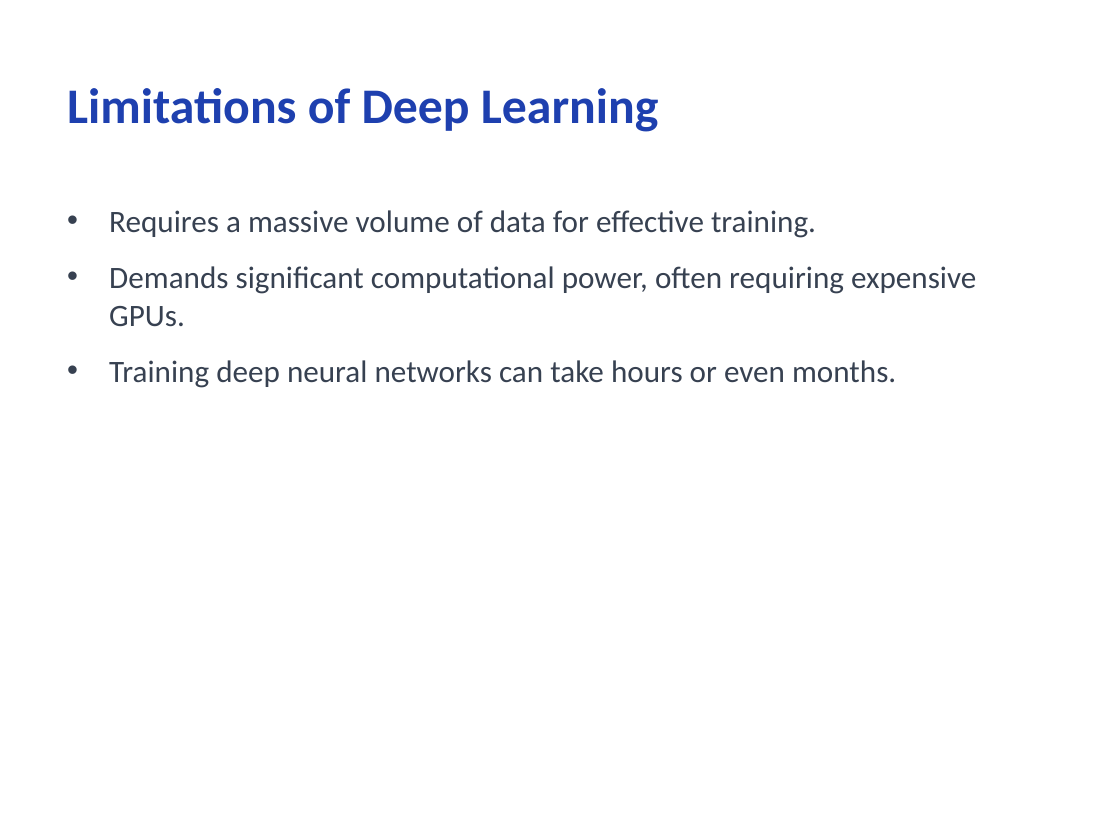
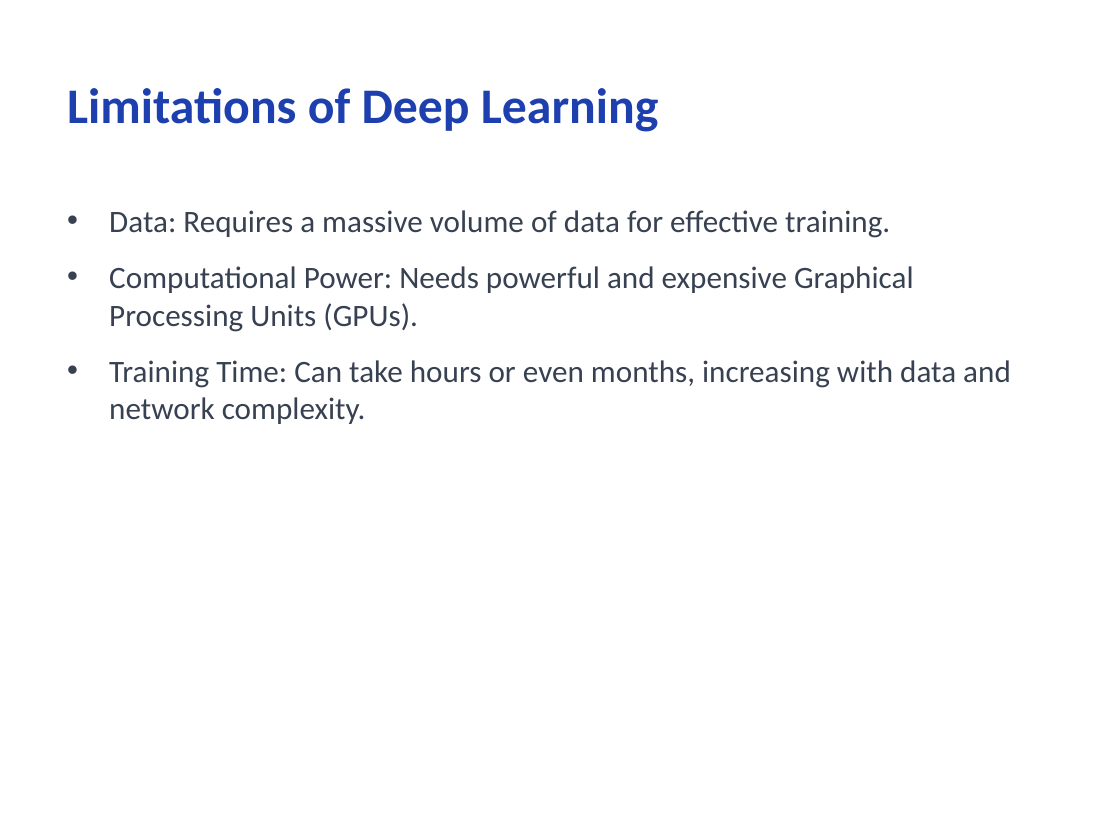
Before and after one commit to CodeByMonil/Lecture-Notes-Processor, a slide deck: slide 8 of outputs/slides/monil_Deep-Learning.pptx. Drawn at 1120x840 pixels with LibreOffice and Linux fonts; fonts in the diff are those of the drawing. Boxes give left, top, right and bottom in pixels: in the first picture for what was removed or moved away, otherwise in the second. Text is boxed around its words. In the diff, an @@ line names an element or a change of style, - is before the commit and + after.

```diff
--- a/outputs/slides/monil_Deep-Learning.pptx
+++ b/outputs/slides/monil_Deep-Learning.pptx
@@ text at (109,210,1011,424): text changed @@
-• Requires a massive volume of data for effective training.
-• Demands significant computational power, often requiring expensive GPUs.
-• Training deep neural networks can take hours or even months.
+• Data: Requires a massive volume of data for effective training.
+• Computational Power: Needs powerful and expensive Graphical Processing Units (GPUs).
+• Training Time: Can take hours or even months, increasing with data and network complexity.
```
Also in this commit, not shown: 8 other slides changed, 15 other files.
